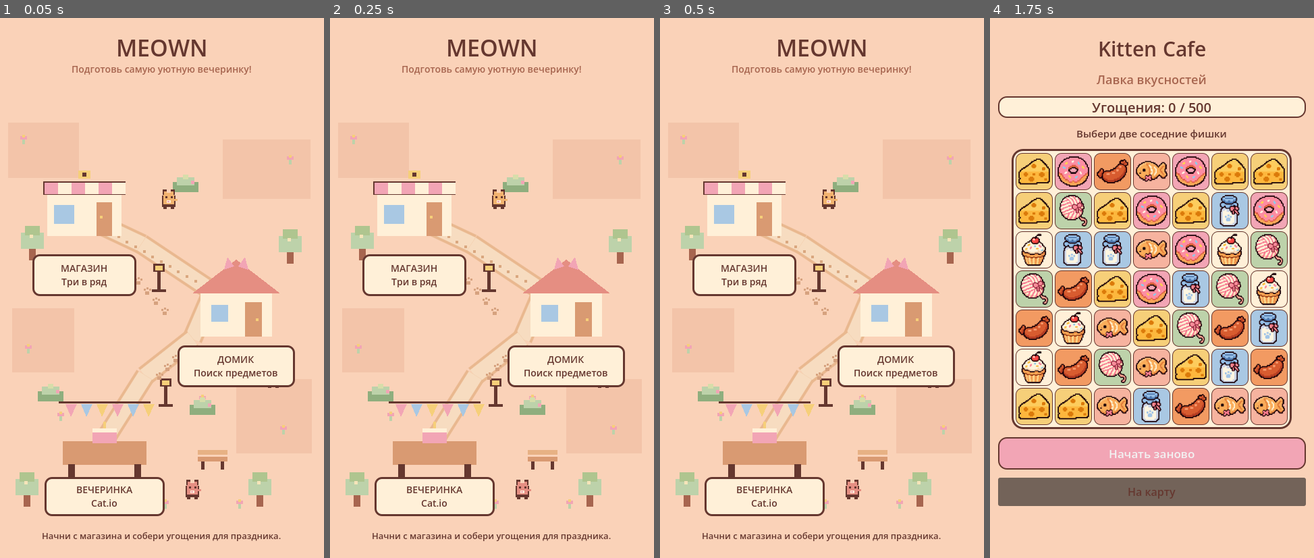
Above: before the commit, frames 1-4 (left to right).
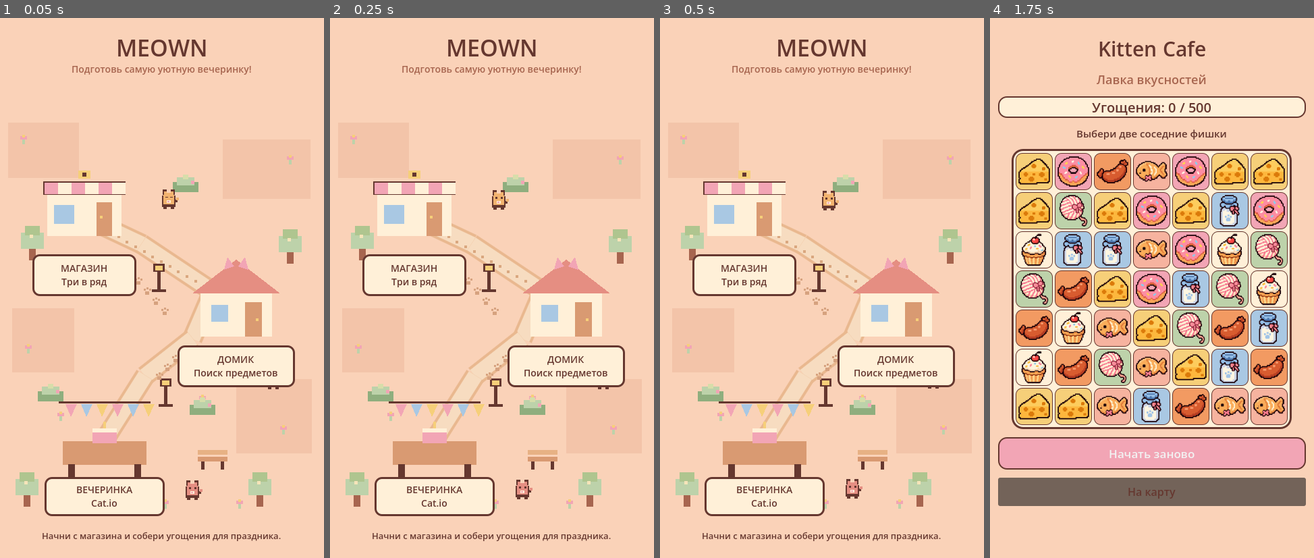
Above: after the commit, the same moments.

Repository: ArinaPig/Meown
Game: Godot game, scene res://scenes/map/WorldMap.tscn
Two runs of this game, one before a commit and one after it. Both use one fixed random seed, a clock stepped at 60 frames per second and the inputs below.
Inputs:
- Up to frame 1 (0.05 s): no input
- Up to frame 2 (0.25 s): no input
- Up to frame 3 (0.5 s): no input
- Up to frame 4 (1.75 s): click "МАГАЗИН Три в ряд" at 0.5 s; click "Начать заново" at 1.25 s

The runs differ from the first frame. In frame 1, less than 0.1% of the frame differs, in the area x 51-87%, y 33-90%; in frame 2, less than 0.1%; in frame 3, 0.1%, in the area x 50-87%, y 31-90%; in frame 4, nothing differs.

Commit message:
Add gentle idle animations to map cats

Diff:
--- a/scenes/map/WorldMap.gd
+++ b/scenes/map/WorldMap.gd
@@ -19,6 +19,12 @@
 var transition_overlay: ColorRect
 var _transitioning: bool = false
 var _button_tweens: Dictionary = {}
+var _animation_time: float = 0.0
+
+func _process(delta: float) -> void:
+	_animation_time += delta
+	if map_asset_layer == null or not bool(map_asset_layer.call("is_asset_pack_active")):
+		queue_redraw()
 
 func _ready() -> void:
 	set_anchors_and_offsets_preset(Control.PRESET_FULL_RECT)
@@ -70,9 +76,9 @@
 	_draw_lamp(Vector2(235, 375))
 	_draw_lamp(Vector2(245, 545))
 	_draw_bench(Vector2(315, 655))
-	_draw_resident_cat(Vector2(250, 270), Color("#F2B36F"), Color("#FFF0D8"))
-	_draw_resident_cat(Vector2(405, 535), Color("#A9C8E3"), Color("#FFF0D8"))
-	_draw_resident_cat(Vector2(285, 700), Color("#E58E82"), Color("#FFF0D8"))
+	_draw_resident_cat(Vector2(250, 270), Color("#F2B36F"), Color("#FFF0D8"), 0.0)
+	_draw_resident_cat(Vector2(405, 535), Color("#A9C8E3"), Color("#FFF0D8"), 1.3)
+	_draw_resident_cat(Vector2(285, 700), Color("#E58E82"), Color("#FFF0D8"), 2.6)
 	_draw_pawprints(Vector2(205, 390), 4, Vector2(13, 15))
 	_draw_pawprints(Vector2(260, 505), 3, Vector2(-12, 13))
 
@@ -152,21 +158,34 @@
 	draw_rect(Rect2(center + Vector2(12, 2), Vector2(5, 12)), CAFE_BROWN)
 
 
-func _draw_resident_cat(center: Vector2, fur: Color, muzzle: Color) -> void:
-	# Tiny neighborhood cats, drawn as crisp pixel sprites.
-	draw_rect(Rect2(center + Vector2(-10, -7), Vector2(20, 17)), CAFE_BROWN)
-	draw_rect(Rect2(center + Vector2(-8, -11), Vector2(16, 17)), fur)
-	draw_rect(Rect2(center + Vector2(-9, -16), Vector2(6, 8)), CAFE_BROWN)
-	draw_rect(Rect2(center + Vector2(3, -16), Vector2(6, 8)), CAFE_BROWN)
-	draw_rect(Rect2(center + Vector2(-7, -13), Vector2(4, 6)), fur)
-	draw_rect(Rect2(center + Vector2(3, -13), Vector2(4, 6)), fur)
-	draw_rect(Rect2(center + Vector2(-5, -6), Vector2(3, 3)), CAFE_BROWN)
-	draw_rect(Rect2(center + Vector2(3, -6), Vector2(3, 3)), CAFE_BROWN)
-	draw_rect(Rect2(center + Vector2(-3, 0), Vector2(6, 4)), muzzle)
-	draw_rect(Rect2(center + Vector2(-2, 1), Vector2(3, 2)), CAFE_PINK)
-	draw_rect(Rect2(center + Vector2(-8, 9), Vector2(5, 4)), CAFE_BROWN)
-	draw_rect(Rect2(center + Vector2(3, 9), Vector2(5, 4)), CAFE_BROWN)
-	draw_rect(Rect2(center + Vector2(8, -2), Vector2(5, 3)), fur)
+func _draw_resident_cat(center: Vector2, fur: Color, muzzle: Color, animation_phase: float) -> void:
+	# Tiny pixel cats gently bob, sway their tails and blink at different moments.
+	var bob := sin(_animation_time * 2.0 + animation_phase) * 2.0
+	var animated_center := center + Vector2(0.0, bob)
+	var tail_sway := sin(_animation_time * 2.8 + animation_phase) * 2.0
+	var is_blinking := fposmod(_animation_time + animation_phase, 4.0) < 0.16
+
+	# Tail is drawn first so it stays behind the body.
+	draw_rect(Rect2(animated_center + Vector2(8, -1 + tail_sway), Vector2(5, 4)), CAFE_BROWN)
+	draw_rect(Rect2(animated_center + Vector2(11, -4 + tail_sway), Vector2(4, 4)), fur)
+	draw_rect(Rect2(animated_center + Vector2(-10, -7), Vector2(20, 17)), CAFE_BROWN)
+	draw_rect(Rect2(animated_center + Vector2(-8, -11), Vector2(16, 17)), fur)
+	draw_rect(Rect2(animated_center + Vector2(-9, -16), Vector2(6, 8)), CAFE_BROWN)
+	draw_rect(Rect2(animated_center + Vector2(3, -16), Vector2(6, 8)), CAFE_BROWN)
+	draw_rect(Rect2(animated_center + Vector2(-7, -13), Vector2(4, 6)), fur)
+	draw_rect(Rect2(animated_center + Vector2(3, -13), Vector2(4, 6)), fur)
+
+	if is_blinking:
+		draw_rect(Rect2(animated_center + Vector2(-5, -5), Vector2(4, 1)), CAFE_BROWN)
+		draw_rect(Rect2(animated_center + Vector2(2, -5), Vector2(4, 1)), CAFE_BROWN)
+	else:
+		draw_rect(Rect2(animated_center + Vector2(-5, -6), Vector2(3, 3)), CAFE_BROWN)
+		draw_rect(Rect2(animated_center + Vector2(3, -6), Vector2(3, 3)), CAFE_BROWN)
+
+	draw_rect(Rect2(animated_center + Vector2(-3, 0), Vector2(6, 4)), muzzle)
+	draw_rect(Rect2(animated_center + Vector2(-2, 1), Vector2(3, 2)), CAFE_PINK)
+	draw_rect(Rect2(animated_center + Vector2(-8, 9), Vector2(5, 4)), CAFE_BROWN)
+	draw_rect(Rect2(animated_center + Vector2(3, 9), Vector2(5, 4)), CAFE_BROWN)
 
 func _draw_pawprints(start: Vector2, count: int, step: Vector2) -> void:
 	for i in range(count):
